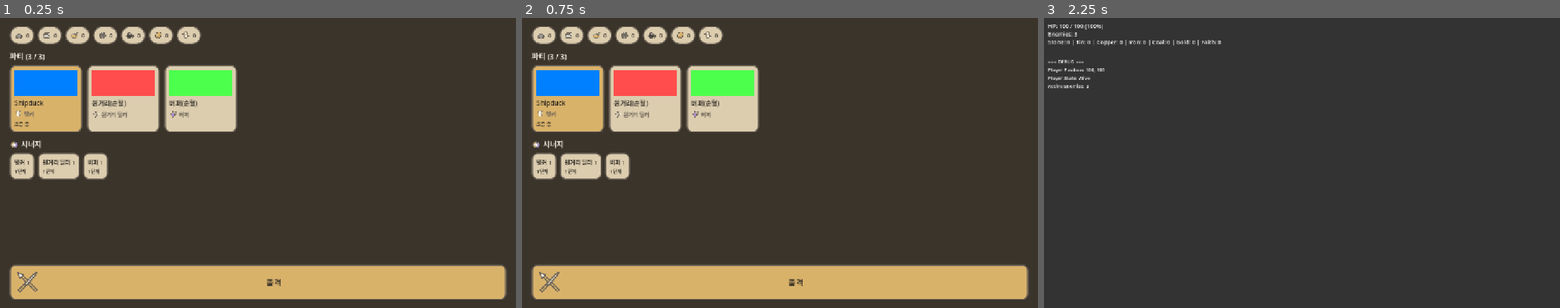
Above: before the commit, frames 1-3 (left to right).
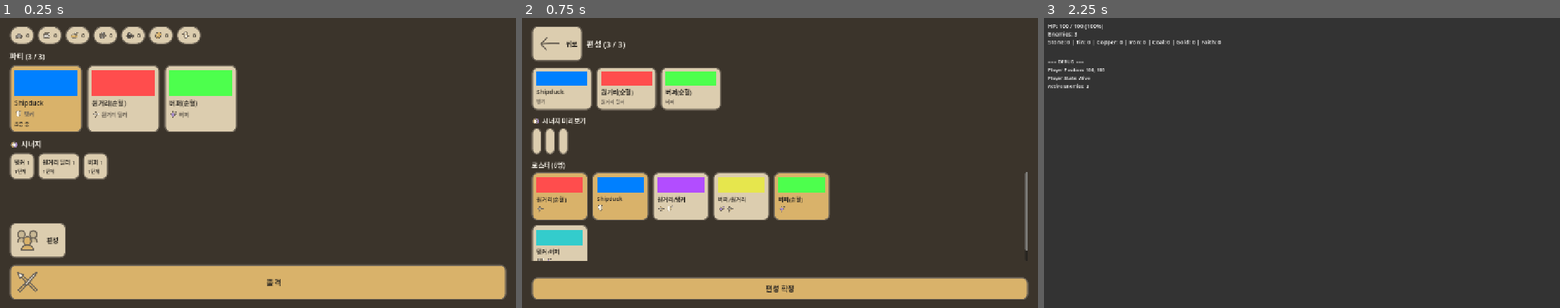
Above: after the commit, the same moments.

Repository: KADSA-OFFICIAL/Group-2
Game: Godot game, scene res://main.tscn
The game is run twice, just before and just after one commit, with the same random seed, the same clock (stepped at 60 frames per second) and the same inputs. The engine's default icon, where the game draws it, is replaced by a stand-in: a white triangle on a blue panel in a dark square.
Inputs (mouse positions are in pixels of both pictures, inside the frame that each line leads up to):
- Up to frame 1 (0.25 s): no input
- Up to frame 2 (0.75 s): click (558, 241) at 0.5 s, where only the run after the commit has a clickable "편성"
- Up to frame 3 (2.25 s): click (1080, 44) at 1.25 s, where only the run after the commit has a clickable "뒤로"; click "출격" at 2 s

The runs differ from the first frame. In frame 1, 1.3% of the frame differs, in the area x 1-13%, y 70-83%; in frame 2, 27%, in the area x 1-99%, y 2-95%; in frame 3, nothing differs.

Commit message:
feat(ui): 편성 화면 — 로스터에서 파티 3명 선택 + 시너지 미리보기
메인화면에서 "편성" 버튼으로 들어간다. 로스터에서 멤버를 고르고 확정하면
PartySystem 에 반영된다.

구성:
- 로스터: CharacterDatabase.get_all_ids() 를 그대로 나열한다. 캐릭터를 여기서
  재정의하지 않으며, .tres 가 늘면 자동으로 목록에 나타난다.
- 선택 슬롯: PartySystem.PARTY_SIZE 만큼 칸을 만든다(현재 3).
- 시너지 미리보기: 선택이 바뀔 때마다 SynergySystem.get_summary() 를 다시 물어
  즉시 갱신한다. 확정 전에 조합 결과를 볼 수 있어야 편성이 의미가 있다.
  역할 카운트·단계(배타 규칙 포함)를 화면에서 계산하지 않는다.
- 확정: PartySystem.set_party() 가 인원/중복/존재 여부를 검사하므로 화면에서
  다시 검사하지 않고, 성공했을 때만 화면을 닫는다.

선택 상태는 "확정 전 임시 선택"이라 화면이 들고 있다가 확정 시에만 넘긴다.
선택할 때마다 파티를 바꾸면 취소가 불가능해지기 때문이다.

메인화면 연동:
- 화면이 실제로 있는 메뉴만 버튼으로 둔다. 캐릭터/장비/제조/설정은 화면이 없어
  버튼을 만들지 않았다(누를 곳 없는 버튼을 만들지 않는다).
- EventBus.party_changed 를 구독해 편성에서 돌아오면 파티·시너지 영역만 다시 채운다.

검증: Godot 4.6.3 헤드리스, 19개 체크 전부 통과.
편성 진입/현재 편성이 초기 선택으로 로드, 토글, 인원 상한 초과 무시,
교체 시 시너지 미리보기 3/3 갱신, 확정 시 PartySystem 반영·화면 닫힘,
메인화면이 새 멤버 3/3 재표시, 정지 상태 유지. 검증 씬은 확인 후 삭제.
main.tscn 240프레임 회귀: exit 0, 오류·경고 없음.

Co-Authored-By: Claude Opus 4.8 <noreply@anthropic.com>

Diff:
--- /dev/null
+++ b/screens/formation/FormationScreen.tscn
@@ -0,0 +1,12 @@
+[gd_scene load_steps=2 format=3]
+
+[ext_resource type="Script" path="res://screens/formation/formation_screen.gd" id="1_formation"]
+
+[node name="FormationScreen" type="Control"]
+layout_mode = 3
+anchors_preset = 15
+anchor_right = 1.0
+anchor_bottom = 1.0
+grow_horizontal = 2
+grow_vertical = 2
+script = ExtResource("1_formation")
--- /dev/null
+++ b/screens/formation/formation_screen.gd
@@ -0,0 +1,344 @@
+extends Control
+
+# 편성 화면 (메타 UI).
+#
+# 책임: 로스터에서 파티 멤버를 고르고, 확정 시 PartySystem 에 넘긴다.
+#
+# 데이터 출처 (단일 출처 원칙 — 여기서 재정의하지 않는다):
+#   로스터   -> CharacterDatabase (id 목록과 정의)
+#   파티     -> PartySystem (인원 상한 PARTY_SIZE, 현재 편성)
+#   캐릭터   -> CharacterData (표시 이름/역할/외형 tint)
+#   시너지   -> SynergySystem.get_summary()
+#   색       -> UITheme
+#
+# 선택 상태는 "확정 전 임시 선택"이라 이 화면이 들고 있다가,
+# 확정 버튼을 눌렀을 때만 PartySystem.set_party() 로 넘긴다.
+# (선택할 때마다 파티를 바꾸면 취소가 불가능해진다.)
+#
+# 참고: docs/combat-screen-design.md §1(파티 3명), §8(시너지)
+
+const ROLE_ICON_PATH := {
+	CharacterData.Role.TANK: "res://assets/sprites/ui/icons/icon_role_tank.svg",
+	CharacterData.Role.RANGED_DEALER: "res://assets/sprites/ui/icons/icon_role_ranged_dealer.svg",
+	CharacterData.Role.BUFFER: "res://assets/sprites/ui/icons/icon_role_buffer.svg",
+}
+
+const SYNERGY_ICON := "res://assets/sprites/ui/icons/icon_synergy.svg"
+const BACK_ICON := "res://assets/sprites/ui/icons/icon_back.svg"
+
+# 확정 전 임시 선택 (character_id). 순서가 곧 파티 순서다.
+var _selected: Array[StringName] = []
+
+var _roster_grid: GridContainer
+var _slot_row: HBoxContainer
+var _synergy_row: HBoxContainer
+var _confirm_button: Button
+var _title_label: Label
+
+
+func _ready() -> void:
+	# 현재 편성을 초기 선택으로 가져온다(들어오자마자 지금 상태가 보이도록).
+	for character in PartySystem.get_members():
+		_selected.append(character.character_id)
+
+	_build()
+	_refresh()
+
+
+# ===== 화면 구성 =====
+
+func _build() -> void:
+	add_child(UITheme.make_background())
+
+	var margin := MarginContainer.new()
+	margin.set_anchors_preset(Control.PRESET_FULL_RECT)
+	margin.add_theme_constant_override("margin_left", 24)
+	margin.add_theme_constant_override("margin_right", 24)
+	margin.add_theme_constant_override("margin_top", 20)
+	margin.add_theme_constant_override("margin_bottom", 20)
+	add_child(margin)
+
+	var root := VBoxContainer.new()
+	root.add_theme_constant_override("separation", 14)
+	margin.add_child(root)
+
+	root.add_child(_build_header())
+	root.add_child(_build_slots())
+	root.add_child(_build_synergy())
+	root.add_child(_build_roster())
+
+	var spacer := Control.new()
+	spacer.size_flags_vertical = Control.SIZE_EXPAND_FILL
+	root.add_child(spacer)
+
+	root.add_child(_build_footer())
+
+
+func _build_header() -> Control:
+	var row := HBoxContainer.new()
+	row.add_theme_constant_override("separation", 10)
+
+	var back := Button.new()
+	back.text = " 뒤로"
+	back.icon = _texture(BACK_ICON)
+	back.custom_minimum_size = Vector2(0, 40)
+	back.add_theme_stylebox_override("normal", UITheme.panel_box())
+	back.add_theme_stylebox_override("hover", UITheme.panel_box())
+	back.add_theme_stylebox_override("pressed", UITheme.panel_box_deep())
+	back.add_theme_color_override("font_color", UITheme.INK)
+	back.pressed.connect(_on_back_pressed)
+	row.add_child(back)
+
+	_title_label = Label.new()
+	_title_label.add_theme_font_size_override("font_size", 20)
+	_title_label.add_theme_color_override("font_color", UITheme.INK_ON_DARK)
+	_title_label.size_flags_horizontal = Control.SIZE_EXPAND_FILL
+	_title_label.vertical_alignment = VERTICAL_ALIGNMENT_CENTER
+	row.add_child(_title_label)
+	return row
+
+
+# ── 현재 선택 슬롯 (PARTY_SIZE 칸) ──
+func _build_slots() -> Control:
+	_slot_row = HBoxContainer.new()
+	_slot_row.add_theme_constant_override("separation", 10)
+	return _slot_row
+
+
+# ── 시너지 미리보기 ──
+# 선택이 바뀔 때마다 즉시 갱신한다. 확정 전에 조합 결과를 볼 수 있어야 편성이 의미가 있다.
+func _build_synergy() -> Control:
+	var section := VBoxContainer.new()
+	section.add_theme_constant_override("separation", 6)
+
+	var heading := HBoxContainer.new()
+	heading.add_theme_constant_override("separation", 6)
+	var icon := _icon(SYNERGY_ICON, 20)
+	if icon != null:
+		heading.add_child(icon)
+	var label := Label.new()
+	label.text = "시너지 미리보기"
+	label.add_theme_font_size_override("font_size", 16)
+	label.add_theme_color_override("font_color", UITheme.INK_ON_DARK)
+	heading.add_child(label)
+	section.add_child(heading)
+
+	_synergy_row = HBoxContainer.new()
+	_synergy_row.add_theme_constant_override("separation", 8)
+	section.add_child(_synergy_row)
+	return section
+
+
+# ── 로스터 ──
+func _build_roster() -> Control:
+	var section := VBoxContainer.new()
+	section.add_theme_constant_override("separation", 6)
+
+	var label := Label.new()
+	label.text = "로스터 (%d명)" % CharacterDatabase.get_count()
+	label.add_theme_font_size_override("font_size", 16)
+	label.add_theme_color_override("font_color", UITheme.INK_ON_DARK)
+	section.add_child(label)
+
+	var scroll := ScrollContainer.new()
+	scroll.custom_minimum_size = Vector2(0, 220)
+	scroll.size_flags_horizontal = Control.SIZE_EXPAND_FILL
+	section.add_child(scroll)
+
+	_roster_grid = GridContainer.new()
+	_roster_grid.columns = 5
+	_roster_grid.add_theme_constant_override("h_separation", 10)
+	_roster_grid.add_theme_constant_override("v_separation", 10)
+	_roster_grid.size_flags_horizontal = Control.SIZE_EXPAND_FILL
+	scroll.add_child(_roster_grid)
+	return section
+
+
+func _build_footer() -> Control:
+	_confirm_button = Button.new()
+	_confirm_button.custom_minimum_size = Vector2(0, 56)
+	_confirm_button.add_theme_font_size_override("font_size", 18)
+	_confirm_button.add_theme_color_override("font_color", UITheme.INK)
+	_confirm_button.pressed.connect(_on_confirm_pressed)
+	return _confirm_button
+
+
+# ===== 갱신 =====
+# 선택이 바뀌면 슬롯·시너지·로스터·확정 버튼을 다시 그린다.
+func _refresh() -> void:
+	_title_label.text = "편성 (%d / %d)" % [_selected.size(), PartySystem.PARTY_SIZE]
+	_refresh_slots()
+	_refresh_synergy()
+	_refresh_roster()
+	_refresh_confirm()
+
+
+func _refresh_slots() -> void:
+	_clear(_slot_row)
+	for i in PartySystem.PARTY_SIZE:
+		var slot := PanelContainer.new()
+		slot.custom_minimum_size = Vector2(150, 90)
+		slot.add_theme_stylebox_override("panel", UITheme.panel_box() if i < _selected.size() else UITheme.panel_box_deep())
+
+		var box := VBoxContainer.new()
+		box.add_theme_constant_override("separation", 4)
+		slot.add_child(box)
+
+		if i < _selected.size():
+			var character := CharacterDatabase.get_character(_selected[i])
+			if character != null:
+				var swatch := ColorRect.new()
+				swatch.color = character.tint
+				swatch.custom_minimum_size = Vector2(0, 34)
+				box.add_child(swatch)
+				box.add_child(_text(character.display_name, 15, UITheme.INK))
+				box.add_child(_text(character.get_roles_display_name(), 12, UITheme.INK_DIM))
+		else:
+			box.add_child(_text("비어 있음", 14, UITheme.INK_DIM))
+
+		_slot_row.add_child(slot)
+
+
+func _refresh_synergy() -> void:
+	_clear(_synergy_row)
+	# 시너지는 SynergySystem 이 계산한다. 여기서 역할 수를 세지 않는다.
+	for entry in SynergySystem.get_summary(_selected_characters()):
+		var active: bool = entry.get("tier", SynergySystem.Tier.NONE) != SynergySystem.Tier.NONE
+
+		var chip := PanelContainer.new()
+		chip.add_theme_stylebox_override("panel", UITheme.panel_box() if active else UITheme.panel_box_deep())
+
+		var box := VBoxContainer.new()
+		box.add_theme_constant_override("separation", 2)
+		chip.add_child(box)
+		box.add_child(_text("%s %d" % [entry.get("name", "?"), entry.get("count", 0)], 14, UITheme.INK))
+		box.add_child(_text(String(entry.get("tier_name", "")), 12, UITheme.INK if active else UITheme.INK_DIM))
+
+		_synergy_row.add_child(chip)
+
+
+func _refresh_roster() -> void:
+	_clear(_roster_grid)
+	for id in CharacterDatabase.get_all_ids():
+		_roster_grid.add_child(_make_roster_card(id))
+
+
+func _make_roster_card(id: StringName) -> Control:
+	var character := CharacterDatabase.get_character(id)
+	var selected := _selected.has(id)
+
+	var card := PanelContainer.new()
+	card.custom_minimum_size = Vector2(140, 120)
+	# 선택된 캐릭터는 강조색으로 구분한다.
+	card.add_theme_stylebox_override("panel", UITheme.accent_box() if selected else UITheme.panel_box())
+
+	var box := VBoxContainer.new()
+	box.add_theme_constant_override("separation", 4)
+	card.add_child(box)
+
+	if character != null:
+		var swatch := ColorRect.new()
+		swatch.color = character.tint
+		swatch.custom_minimum_size = Vector2(0, 40)
+		box.add_child(swatch)
+		box.add_child(_text(character.display_name, 14, UITheme.INK))
+
+		# 겸직이면 get_roles() 가 2개를 돌려주므로 아이콘도 2개가 붙는다.
+		var role_row := HBoxContainer.new()
+		role_row.add_theme_constant_override("separation", 3)
+		box.add_child(role_row)
+		for role in character.get_roles():
+			var icon := _icon(ROLE_ICON_PATH.get(role, ""), 18)
+			if icon != null:
+				role_row.add_child(icon)
+		role_row.add_child(_text(character.get_roles_display_name(), 11, UITheme.INK_DIM))
+	else:
+		box.add_child(_text(String(id), 14, UITheme.INK))
+
+	# 카드 전체를 누를 수 있게 투명 버튼을 덮는다.
+	var button := Button.new()
+	button.flat = true
+	button.set_anchors_preset(Control.PRESET_FULL_RECT)
+	button.add_theme_stylebox_override("normal", StyleBoxEmpty.new())
+	button.add_theme_stylebox_override("hover", StyleBoxEmpty.new())
+	button.add_theme_stylebox_override("pressed", StyleBoxEmpty.new())
+	button.add_theme_stylebox_override("focus", StyleBoxEmpty.new())
+	button.pressed.connect(_on_card_pressed.bind(id))
+	card.add_child(button)
+	return card
+
+
+func _refresh_confirm() -> void:
+	var full := _selected.size() == PartySystem.PARTY_SIZE
+	_confirm_button.text = "편성 확정" if full else "%d명 더 선택하세요" % (PartySystem.PARTY_SIZE - _selected.size())
+	_confirm_button.disabled = not full
+	_confirm_button.add_theme_stylebox_override(
+		"normal", UITheme.accent_box() if full else UITheme.panel_box_deep()
+	)
+
+
+# ===== 조작 =====
+
+# 카드를 누르면 선택/해제한다. 이미 가득 찬 상태에서 새 캐릭터를 누르면 무시한다.
+func _on_card_pressed(id: StringName) -> void:
+	if _selected.has(id):
+		_selected.erase(id)
+	elif _selected.size() < PartySystem.PARTY_SIZE:
+		_selected.append(id)
+	else:
+		return
+	_refresh()
+
+
+# 확정: PartySystem 이 유효성(인원/중복/존재 여부)을 검사하므로 여기서 다시 검사하지 않는다.
+func _on_confirm_pressed() -> void:
+	if PartySystem.set_party(_selected):
+		ScreenManager.pop()
+
+
+func _on_back_pressed() -> void:
+	ScreenManager.pop()
+
+
+# ===== 공용 조각 =====
+
+func _selected_characters() -> Array:
+	var out: Array = []
+	for id in _selected:
+		var character := CharacterDatabase.get_character(id)
+		if character != null:
+			out.append(character)
+	return out
+
+
+func _clear(node: Node) -> void:
+	for child in node.get_children():
+		node.remove_child(child)
+		child.queue_free()
+
+
+func _text(value: String, size: int, color: Color) -> Label:
+	var label := Label.new()
+	label.text = value
+	label.add_theme_font_size_override("font_size", size)
+	label.add_theme_color_override("font_color", color)
+	label.clip_text = true
+	return label
+
+
+func _icon(path: String, size: int) -> TextureRect:
+	var texture := _texture(path)
+	if texture == null:
+		return null
+	var rect := TextureRect.new()
+	rect.texture = texture
+	rect.custom_minimum_size = Vector2(size, size)
+	rect.expand_mode = TextureRect.EXPAND_IGNORE_SIZE
+	rect.stretch_mode = TextureRect.STRETCH_KEEP_ASPECT_CENTERED
+	return rect
+
+
+func _texture(path: String) -> Texture2D:
+	if path.is_empty() or not ResourceLoader.exists(path):
+		return null
+	return load(path) as Texture2D
--- a/screens/main/main_screen.gd
+++ b/screens/main/main_screen.gd
@@ -28,9 +28,18 @@
 
 const BATTLE_ICON := "res://assets/sprites/ui/icons/icon_battle.svg"
 const SYNERGY_ICON := "res://assets/sprites/ui/icons/icon_synergy.svg"
+const FORMATION_ICON := "res://assets/sprites/ui/icons/icon_formation.svg"
+
+# 편성 화면. 다른 메뉴(캐릭터/장비/제조/설정)는 화면이 아직 없어 버튼을 두지 않는다.
+const FORMATION_SCREEN := preload("res://screens/formation/FormationScreen.tscn")
 
 # 재화 칩 라벨. 재화 키 -> Label. 잔액이 바뀔 때 이 라벨만 갱신한다.
 var _currency_labels: Dictionary = {}
+
+# 파티/시너지가 그려지는 자리. 편성이 바뀌면 이 두 곳만 다시 채운다.
+var _party_holder: VBoxContainer
+var _synergy_holder: HBoxContainer
+var _party_heading: Label
 
 
 func _ready() -> void:
@@ -40,6 +49,15 @@
 
 	# 잔액 변경은 CurrencySystem이 알린다. 여기서 잔액을 보관하지 않는다.
 	CurrencySystem.currency_changed.connect(_on_currency_changed)
+
+	# 편성 화면에서 파티를 바꾸고 돌아오면 이 화면도 최신 상태를 보여야 한다.
+	# 편성 결과의 출처는 PartySystem 이고, 변경 알림은 EventBus 가 한다.
+	EventBus.party_changed.connect(_on_party_changed)
+
+
+func _on_party_changed(_members) -> void:
+	_fill_party()
+	_fill_synergy()
 
 
 # ===== 화면 구성 =====
@@ -67,6 +85,7 @@
 	spacer.size_flags_vertical = Control.SIZE_EXPAND_FILL
 	root.add_child(spacer)
 
+	root.add_child(_build_menu_row())
 	root.add_child(_build_battle_button())
 
 
@@ -118,20 +137,36 @@
 func _build_party_section() -> Control:
 	var section := VBoxContainer.new()
 	section.add_theme_constant_override("separation", 8)
-	section.add_child(_make_heading("파티 (%d / %d)" % [PartySystem.get_size(), PartySystem.PARTY_SIZE]))
+
+	_party_heading = _make_heading("")
+	section.add_child(_party_heading)
+
+	# 편성이 바뀌면 이 자리만 다시 채운다.
+	_party_holder = VBoxContainer.new()
+	_party_holder.add_theme_constant_override("separation", 8)
+	section.add_child(_party_holder)
+
+	_fill_party()
+	return section
+
+
+func _fill_party() -> void:
+	if not is_instance_valid(_party_holder):
+		return
+	_clear(_party_holder)
+	_party_heading.text = "파티 (%d / %d)" % [PartySystem.get_size(), PartySystem.PARTY_SIZE]
 
 	var members := PartySystem.get_members()
 	if members.is_empty():
-		section.add_child(_make_note("편성된 파티가 없습니다."))
-		return section
+		_party_holder.add_child(_make_note("편성된 파티가 없습니다."))
+		return
 
 	var row := HBoxContainer.new()
 	row.add_theme_constant_override("separation", 12)
-	section.add_child(row)
+	_party_holder.add_child(row)
 
 	for i in members.size():
 		row.add_child(_make_member_card(members[i], i == PartySystem.get_controlled_index()))
-	return section
 
 
 func _make_member_card(character: CharacterData, is_controlled: bool) -> Control:
@@ -199,13 +234,21 @@
 	heading_row.add_child(_make_heading("시너지"))
 	section.add_child(heading_row)
 
-	var row := HBoxContainer.new()
-	row.add_theme_constant_override("separation", 8)
-	section.add_child(row)
-
+	_synergy_holder = HBoxContainer.new()
+	_synergy_holder.add_theme_constant_override("separation", 8)
+	section.add_child(_synergy_holder)
+
+	_fill_synergy()
+	return section
+
+
+func _fill_synergy() -> void:
+	if not is_instance_valid(_synergy_holder):
+		return
+	_clear(_synergy_holder)
+	# 카운트·단계는 SynergySystem 이 계산한다(배타 규칙 포함).
 	for entry in SynergySystem.get_summary(PartySystem.get_members()):
-		row.add_child(_make_synergy_chip(entry))
-	return section
+		_synergy_holder.add_child(_make_synergy_chip(entry))
 
 
 func _make_synergy_chip(entry: Dictionary) -> Control:
@@ -231,6 +274,36 @@
 	box.add_child(tier)
 
 	return chip
+
+
+# ── 하단: 메뉴 진입 ──
+# 화면이 실제로 있는 메뉴만 버튼으로 둔다.
+# 누를 화면이 없는 버튼(캐릭터/장비/제조/설정)은 만들지 않는다.
+func _build_menu_row() -> Control:
+	var row := HBoxContainer.new()
+	row.add_theme_constant_override("separation", 10)
+
+	var formation := Button.new()
+	formation.text = " 편성"
+	formation.icon = _load_texture(FORMATION_ICON)
+	formation.custom_minimum_size = Vector2(140, 48)
+	formation.add_theme_font_size_override("font_size", 16)
+	formation.add_theme_color_override("font_color", UITheme.INK)
+	formation.add_theme_stylebox_override("normal", UITheme.panel_box())
+	formation.add_theme_stylebox_override("hover", UITheme.panel_box())
+	formation.add_theme_stylebox_override("pressed", UITheme.panel_box_deep())
+	formation.pressed.connect(_on_formation_pressed)
+	row.add_child(formation)
+
+	var tail := Control.new()
+	tail.size_flags_horizontal = Control.SIZE_EXPAND_FILL
+	row.add_child(tail)
+	return row
+
+
+# 편성 화면을 위에 쌓는다. 돌아오면 바뀐 편성이 보이도록 다시 그린다.
+func _on_formation_pressed() -> void:
+	ScreenManager.push(FORMATION_SCREEN)
 
 
 # ── 하단: 출격 ──
@@ -265,6 +338,12 @@
 	return label
 
 
+func _clear(node: Node) -> void:
+	for child in node.get_children():
+		node.remove_child(child)
+		child.queue_free()
+
+
 func _make_note(text: String) -> Label:
 	var label := Label.new()
 	label.text = text
Not shown, added: screens/formation/formation_screen.gd.uid
